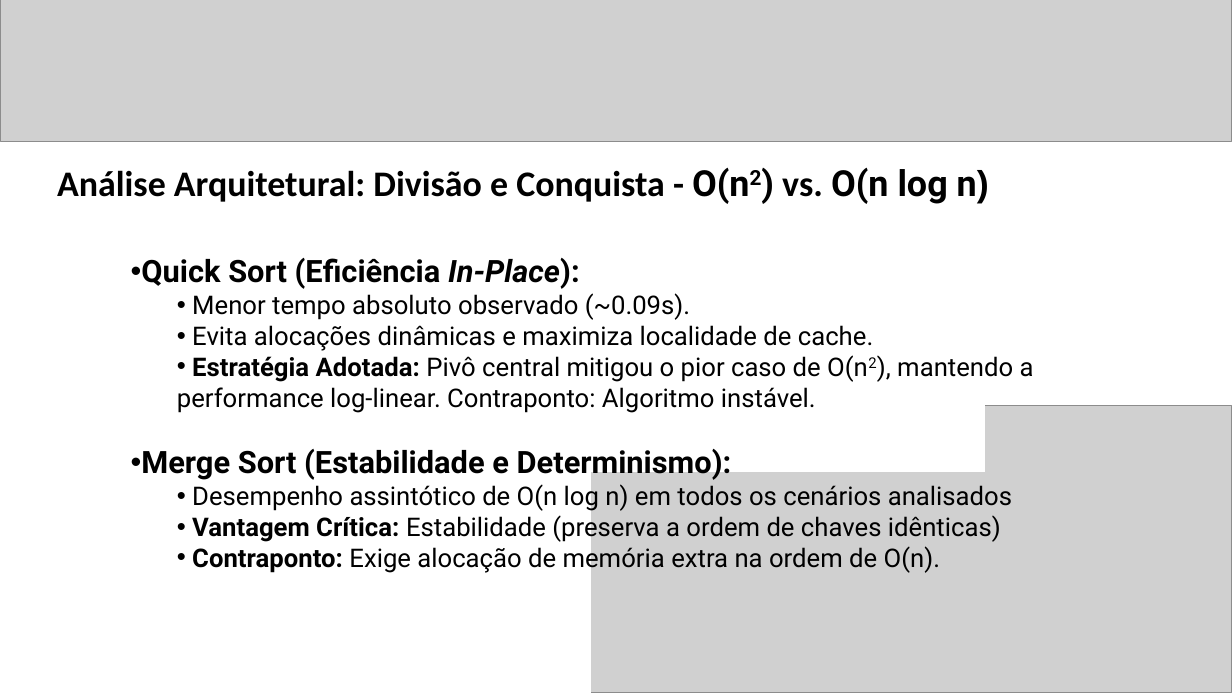
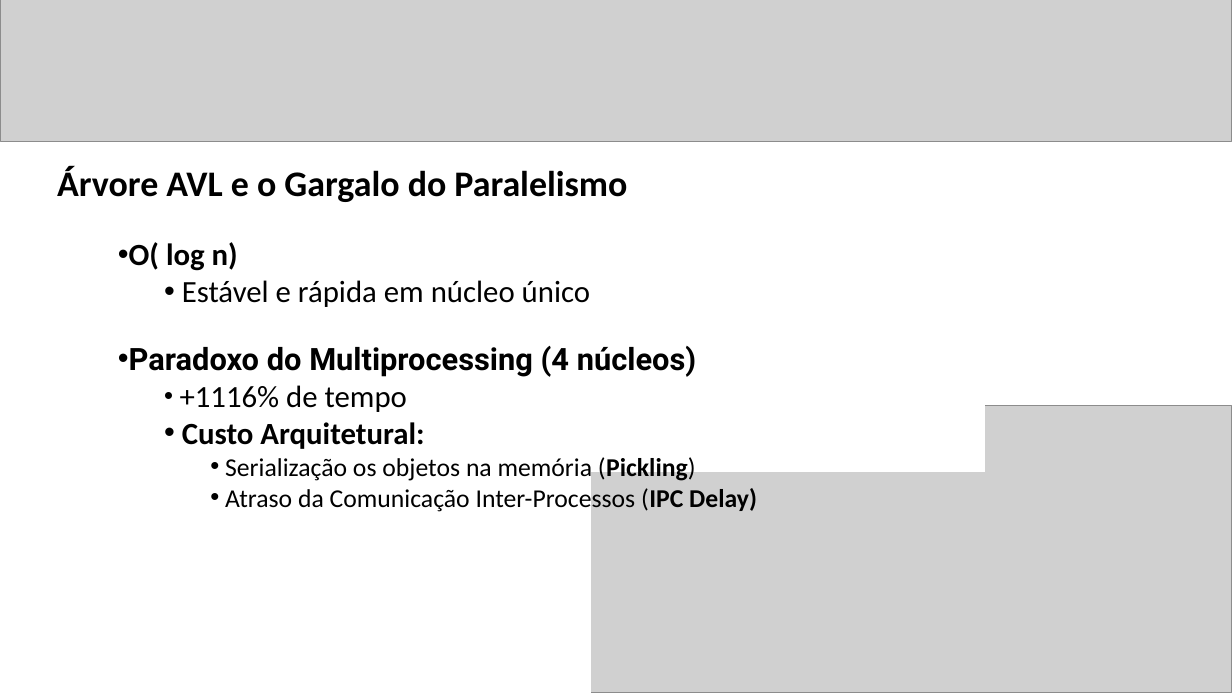
Before and after one commit to candidomor/Mestrado-Algoritimos-Projeto2, a slide deck: slide 8 of Apresentação - Projeto 02.pptx (slide 7 before the commit). Drawn at 1232x693 pixels with LibreOffice and Linux fonts; fonts in the diff are those of the drawing; grey boxes stand for pictures. Boxes give left, top, right and bottom in pixels: in the first picture for what was removed or moved away, otherwise in the second. Text is boxed around its words. In the diff, an @@ line names an element or a change of style, - is before the commit and + after.

```diff
--- a/Apresentação - Projeto 02.pptx
+++ b/Apresentação - Projeto 02.pptx
@@ title at (x1=57, y1=166, x2=627, y2=202): text changed @@
-Análise Arquitetural: Divisão e Conquista - O(n2) vs. O(n log n)
+Árvore AVL e o Gargalo do Paralelismo
@@ text at (x1=129, y1=242, x2=757, y2=513): text changed; size 20 to 24 pt; font Roboto to Calibri @@
-• Quick Sort (Eficiência In-Place):
-  • Menor tempo absoluto observado (~0.09s).
-  • Evita alocações dinâmicas e maximiza localidade de cache.
-  • Estratégia Adotada: Pivô central mitigou o pior caso de O(n2), mantendo a performance log-linear. Contraponto: Algoritmo instável.
-• Merge Sort (Estabilidade e Determinismo):
-  • Desempenho assintótico de O(n log n) em todos os cenários analisados
-  • Vantagem Crítica: Estabilidade (preserva a ordem de chaves idênticas)
-  • Contraponto: Exige alocação de memória extra na ordem de O(n).
+• O( log n)
+  • Estável e rápida em núcleo único
+• Paradoxo do Multiprocessing (4 núcleos)
+  • +1116% de tempo
+  • Custo Arquitetural:
+    • Serialização os objetos na memória (Pickling)
+    • Atraso da Comunicação Inter-Processos (IPC Delay)
```
Also in this commit, not shown: 3 other slides changed, 7 slides added, 2 slides removed, 10 other files.
